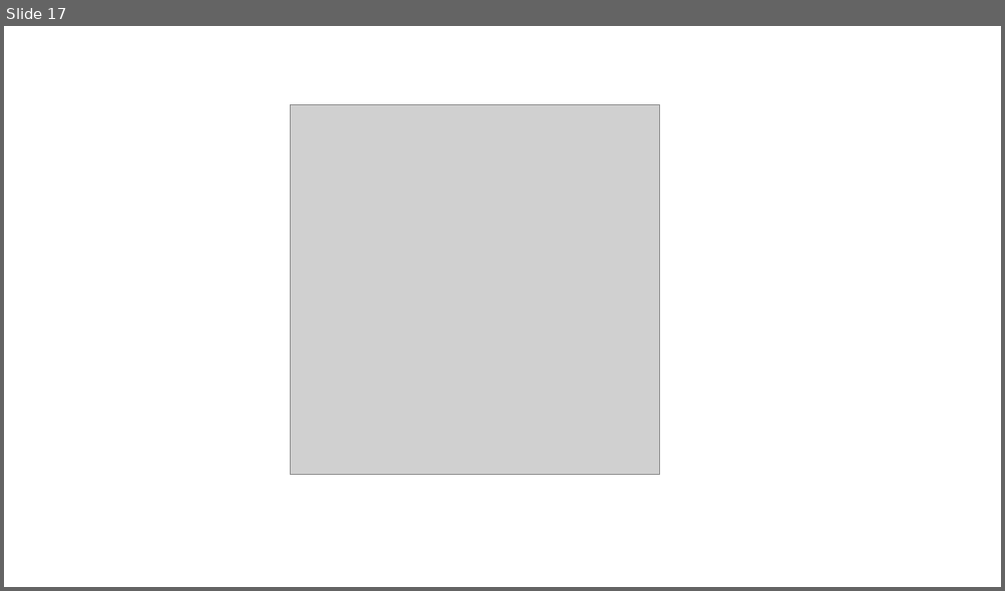
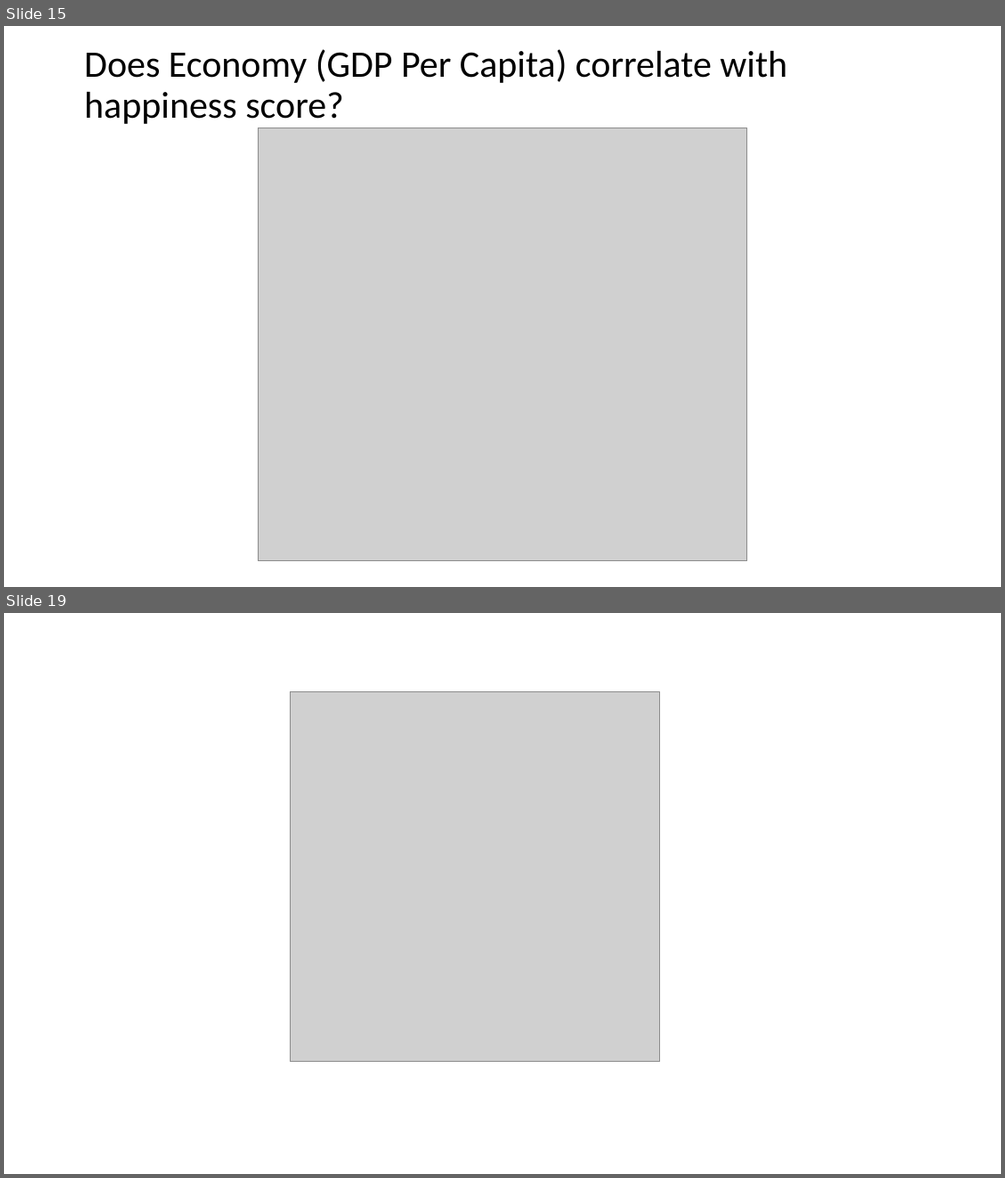
Before and after one commit to Alvin1359/world-happiness-report, a slide deck: World Happiness Report Presentation.pptx. Shown one above the other, each under a label of ours: slide 17 before the commit, slides 15 and 19 after it; the slides between them are not shown. The pictures are 1005x591 and 1005x1178 pixels, drawn with LibreOffice and Linux fonts; fonts in the diff are those of the drawing; grey boxes stand for pictures. Boxes give left, top, right and bottom in pixels: in the first picture for what was removed or moved away, otherwise in the second. Text is boxed around its words. In the diff, an @@ line names an element or a change of style, - is before the commit and + after.

```diff
--- a/World Happiness Report Presentation.pptx
+++ b/World Happiness Report Presentation.pptx
@@ slide 15 added at [4,26,1001,587], background #FFFFFF @@
@@ title added at [84,49,787,124], 36 pt, text #000000 @@
+Does Economy (GDP Per Capita) correlate with happiness score?
@@ picture added at [258,127,747,562] @@
@@ what was slide 17 is now slide 19 @@
```
Also in this commit, not shown: 8 slides changed, 7 other slides added, 6 slides removed, 3 other files.
